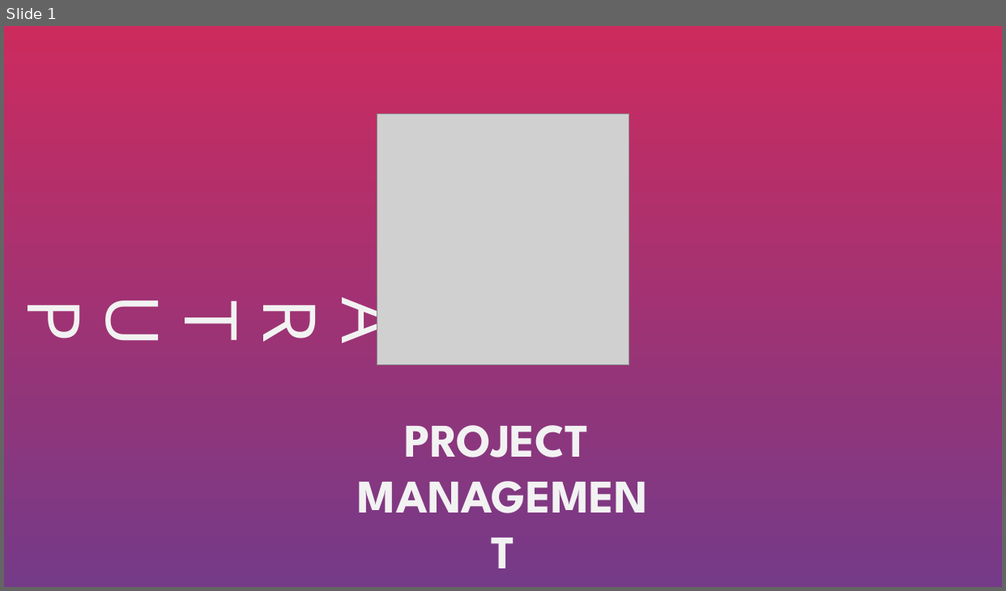
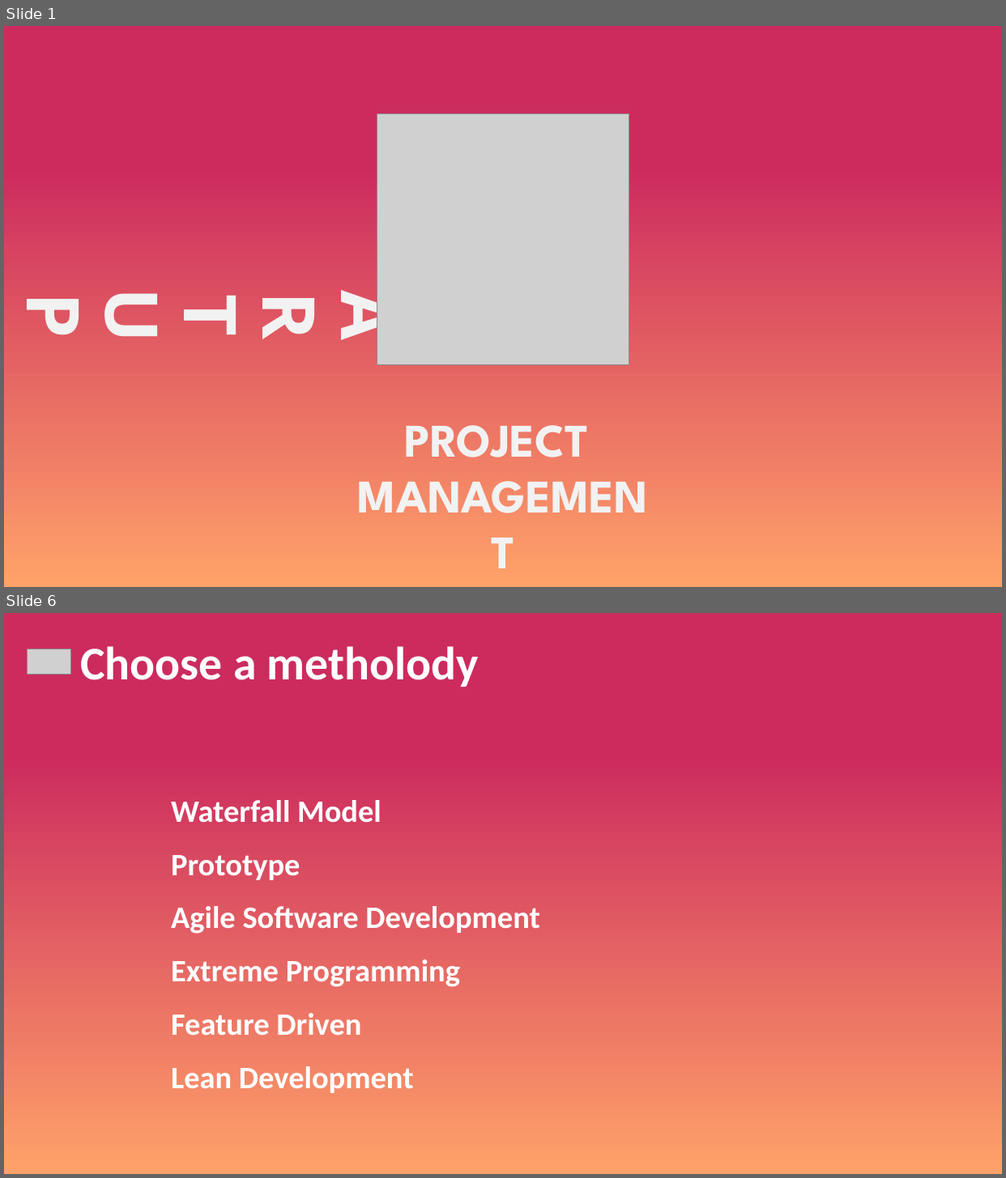
Before and after one commit to cimadev/PlaticasTalleres, a slide deck: 2018/18_05_18 Innovatec TEC/Startup Project Management.pptx. Shown one above the other, each under a label of ours: slide 1 before the commit, slides 1 and 6 after it; the slides between them are not shown. The pictures are 1006x591 and 1006x1178 pixels, drawn with LibreOffice and Linux fonts; fonts in the diff are those of the drawing; grey boxes stand for pictures. Boxes give left, top, right and bottom in pixels: in the first picture for what was removed or moved away, otherwise in the second. Text is boxed around its words. In the diff, an @@ line names an element or a change of style, - is before the commit and + after.

```diff
--- a/2018/18_05_18 Innovatec TEC/Startup Project Management.pptx
+++ b/2018/18_05_18 Innovatec TEC/Startup Project Management.pptx
@@ slide 6 added at (x1=4, y1=613, x2=1002, y2=1174), background gradient #CC2B5E to #FFA269 @@
@@ picture added at (x1=27, y1=649, x2=70, y2=675) @@
@@ text added at (x1=80, y1=646, x2=479, y2=687), 45 pt, text #FFFFFF, bold @@
+Choose a metholody
@@ text added at (x1=171, y1=800, x2=381, y2=823), 30 pt, text #FFFFFF, bold @@
+Waterfall Model
@@ text added at (x1=171, y1=855, x2=300, y2=880), 30 pt, text #FFFFFF, bold @@
+Prototype
@@ text added at (x1=171, y1=906, x2=540, y2=934), 30 pt, text #FFFFFF, bold @@
+Agile Software Development
@@ text added at (x1=171, y1=960, x2=460, y2=987), 30 pt, text #FFFFFF, bold @@
+Extreme Programming
@@ text added at (x1=171, y1=1013, x2=361, y2=1035), 30 pt, text #FFFFFF, bold @@
+Feature Driven
@@ text added at (x1=171, y1=1067, x2=414, y2=1093), 30 pt, text #FFFFFF, bold @@
+Lean Development
@@ slide 1 changed as well @@
@@ background gradient #CC2B5E to #753A88 to gradient #CC2B5E to #FFA269 @@
@@ title "S T A R T ..." moved from (x1=6, y1=301, x2=420, y2=344) to (x1=6, y1=293, x2=420, y2=339) @@
@@ title "S T A R T ..." at (x1=6, y1=293, x2=420, y2=339): bold on @@
```
Also in this commit, not shown: 1 other slide changed, 23 other slides added, 1 slide removed, 2 other files.
